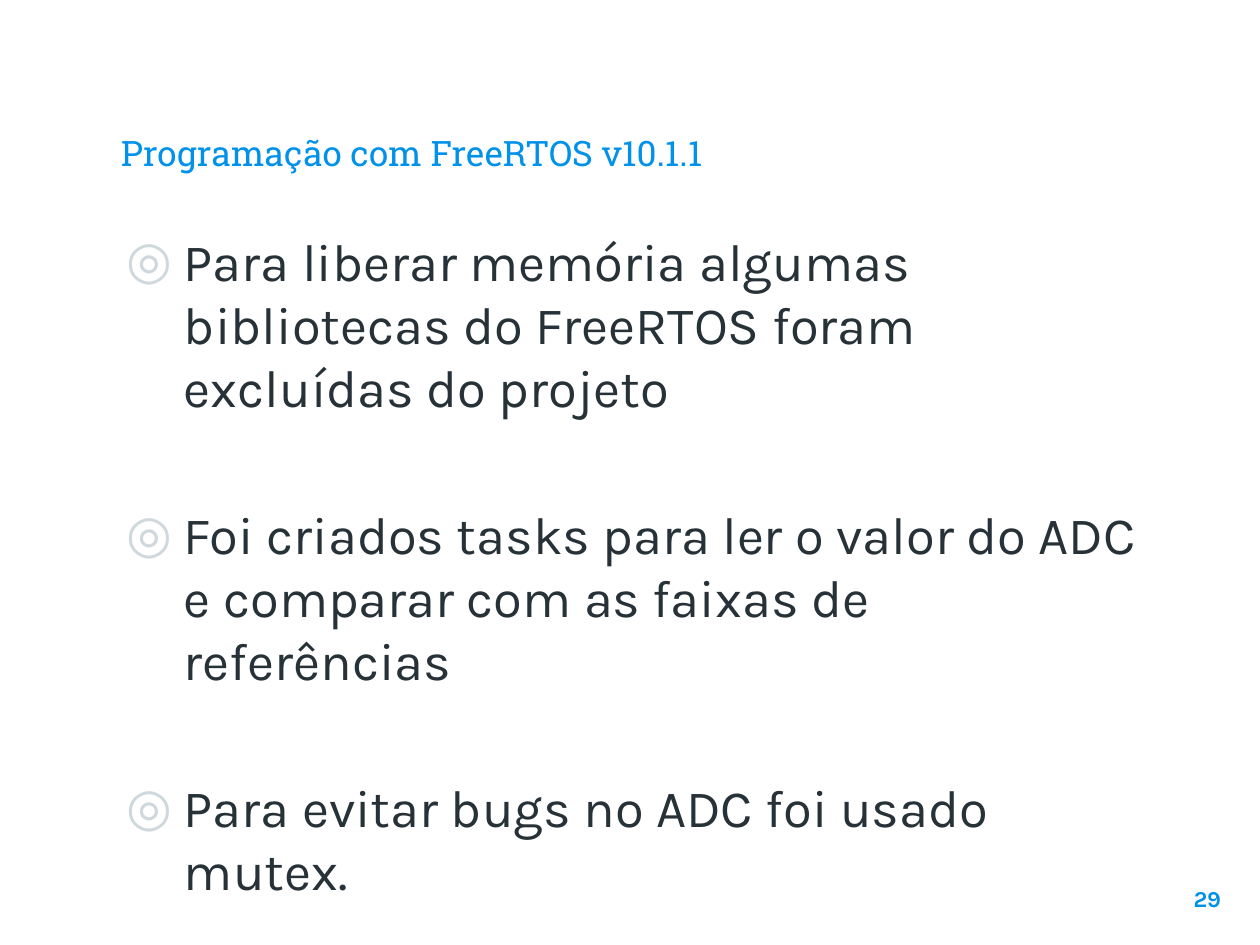
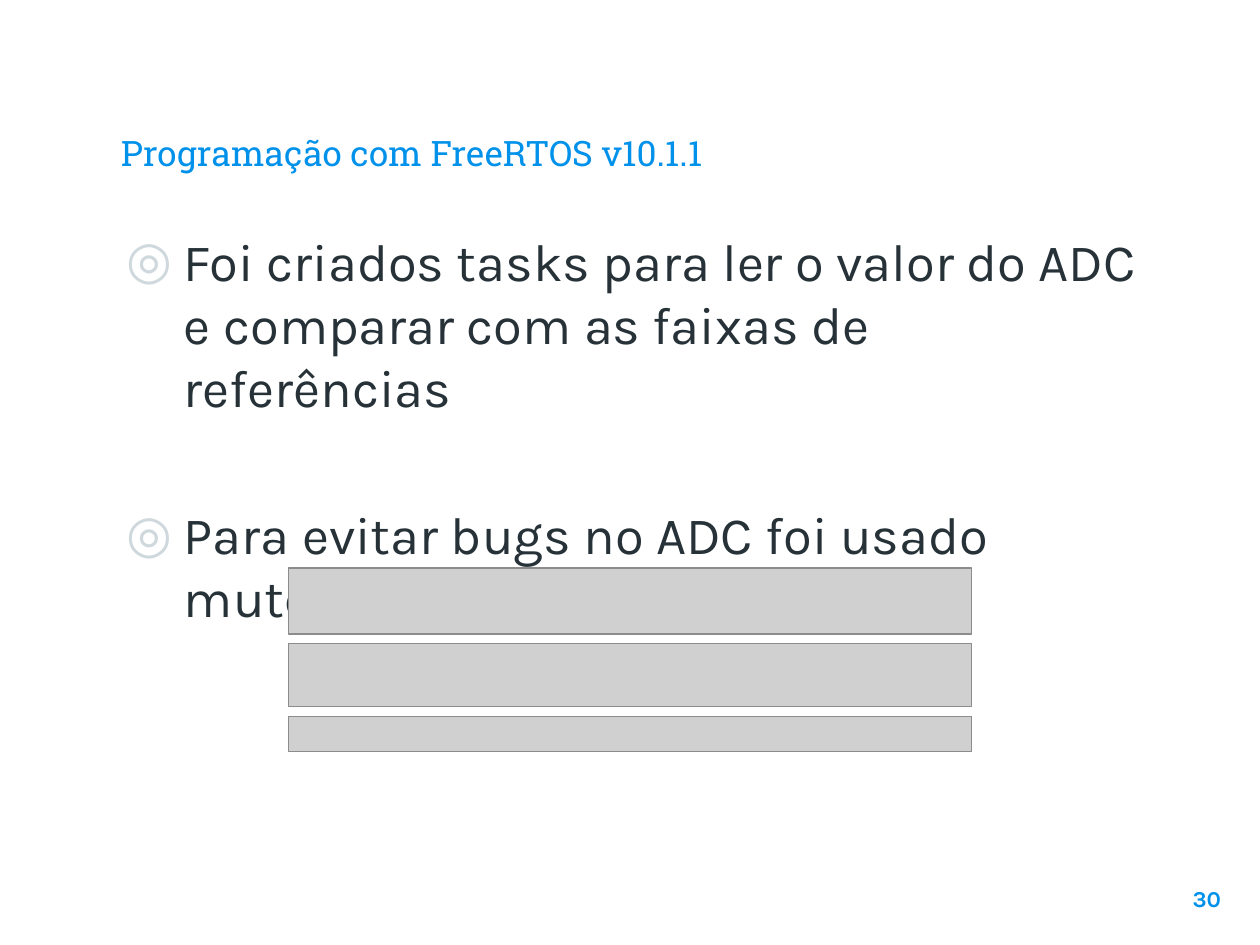
Before and after one commit to MuriloMarquesPinto/Masters-Brasil-2018, a slide deck: slide 30 of Masters Brasil.pptx (slide 29 before the commit). Drawn at 1260x945 pixels with LibreOffice and Linux fonts; fonts in the diff are those of the drawing; grey boxes stand for pictures; background and template pictures are left out. Boxes give left, top, right and bottom in pixels: in the first picture for what was removed or moved away, otherwise in the second. Text is boxed around its words. In the diff, an @@ line names an element or a change of style, - is before the commit and + after.

```diff
--- a/Masters Brasil.pptx
+++ b/Masters Brasil.pptx
@@ text at (184,241,915,420): paragraph removed @@
-◎ Para liberar memória algumas bibliotecas do FreeRTOS foram excluídas do projeto
@@ picture added at (289,568,971,634) @@
@@ picture added at (289,644,971,707) @@
@@ picture added at (289,717,971,752) @@
@@ page number at (1193,892,1221,908): text changed @@
-29
+30
```
Also in this commit, not shown: 1 slide added.
